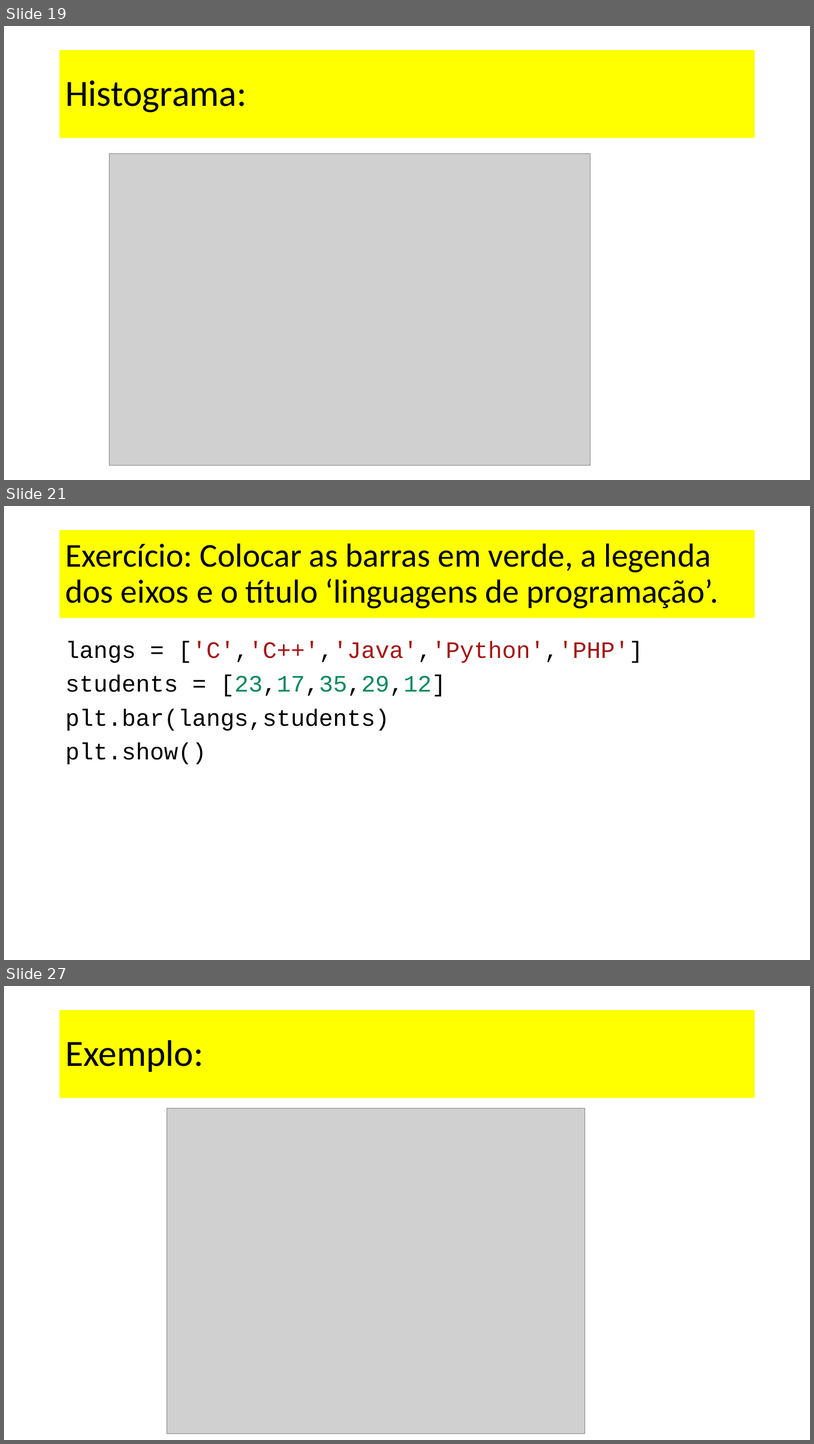
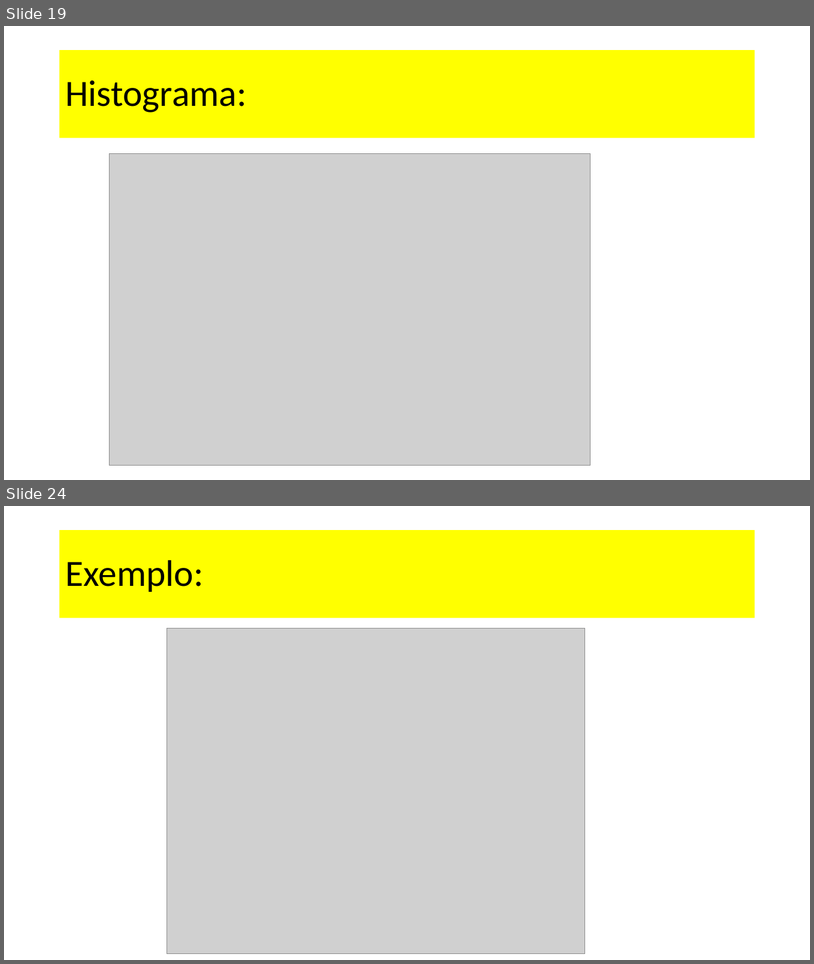
Before and after one commit to dourivaljunior/Curso-de-Python, a slide deck: curso Data Science aula matplolib.pptx. Shown one above the other, each under a label of ours: slides 19, 21 and 27 before the commit, slides 19 and 24 after it; the slides between them are not shown. The pictures are 814x1444 and 814x964 pixels, drawn with LibreOffice and Linux fonts; fonts in the diff are those of the drawing; grey boxes stand for pictures. Boxes give left, top, right and bottom in pixels: in the first picture for what was removed or moved away, otherwise in the second. Text is boxed around its words. In the diff, an @@ line names an element or a change of style, - is before the commit and + after.

```diff
--- a/curso Data Science aula matplolib.pptx
+++ b/curso Data Science aula matplolib.pptx
@@ slide 21 removed at bbox=[4, 506, 810, 960], background #FFFFFF @@
@@ title removed at bbox=[60, 530, 755, 618] @@
-Exercício: Colocar as barras em verde, a legenda dos eixos e o título ‘linguagens de programação’.
@@ text removed at bbox=[65, 641, 643, 764] @@
-langs = ['C','C++','Java','Python','PHP']
-students = [23,17,35,29,12]
-plt.bar(langs,students)
-plt.show()
@@ what was slide 27 is now slide 24 @@
```
Also in this commit, not shown: 6 slides changed, 6 slides added, 4 other slides removed.
